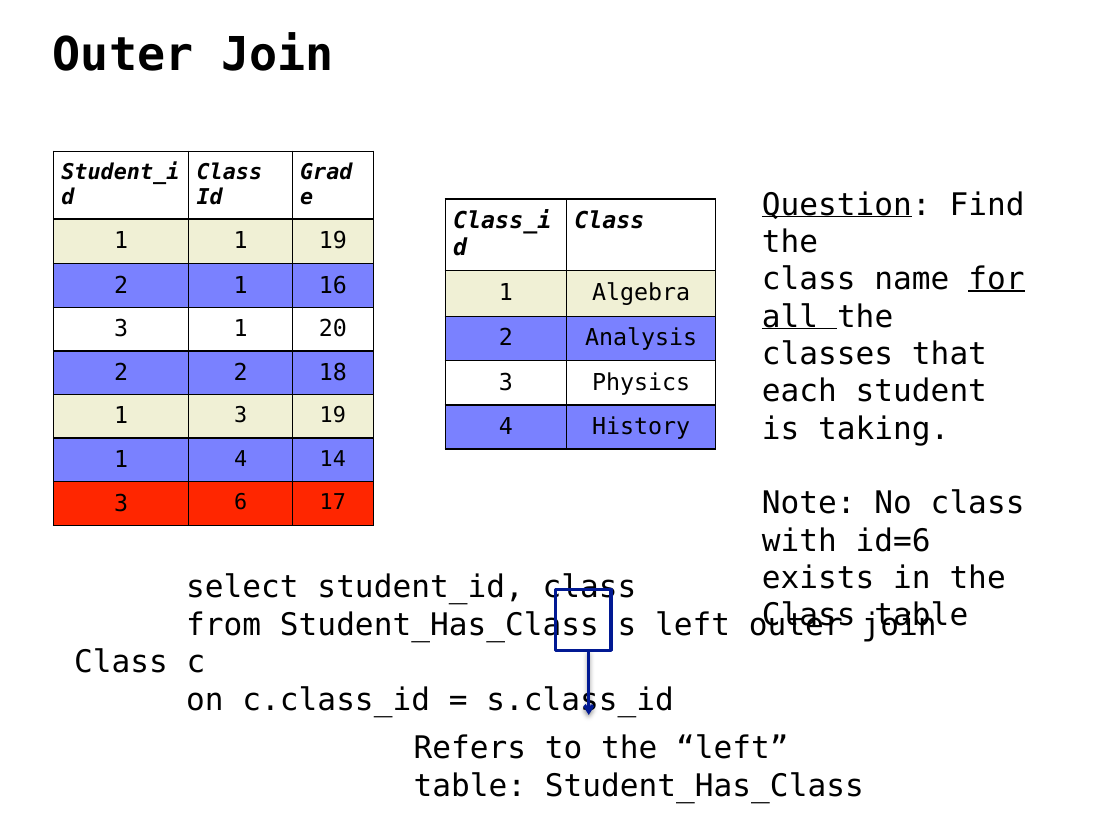
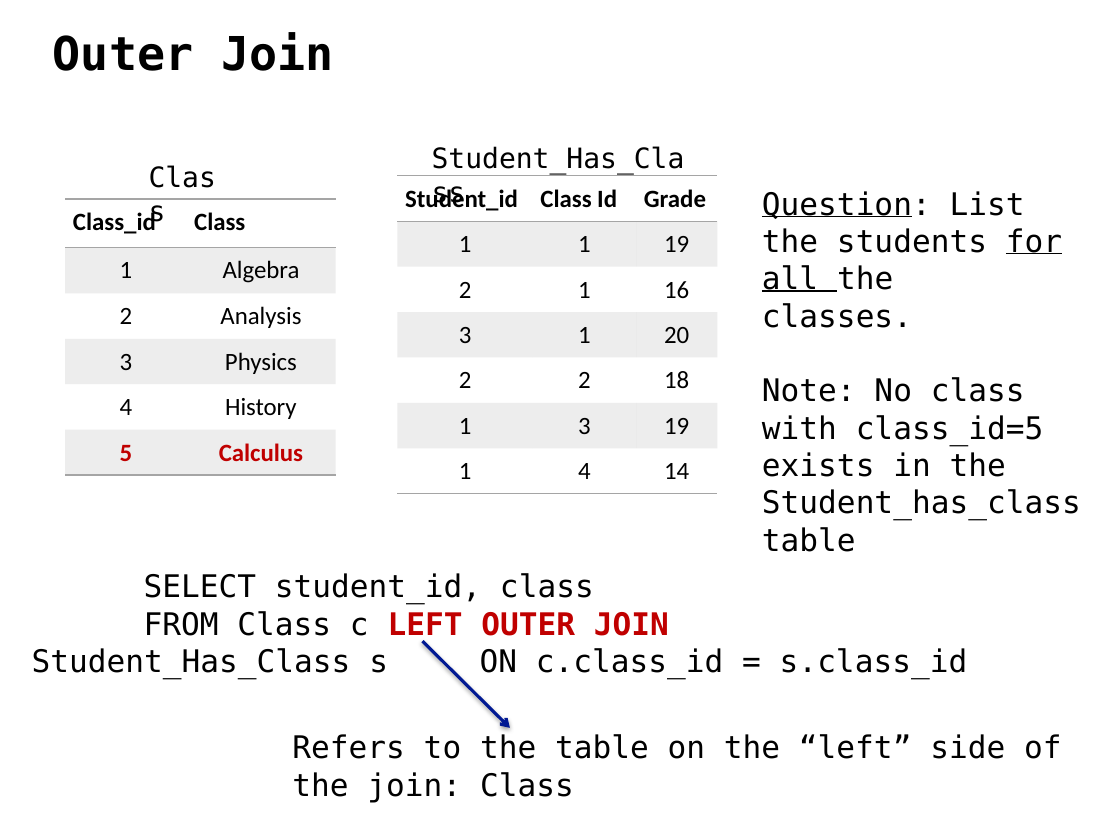
Before and after one commit to ipeirotis/introduction-to-databases, a slide deck: slide 47 of C-SQL.pptx (slide 41 before the commit). Drawn at 1120x840 pixels with LibreOffice and Linux fonts; fonts in the diff are those of the drawing. Boxes give left, top, right and bottom in pixels: in the first picture for what was removed or moved away, otherwise in the second. Text is boxed around its words. In the diff, an @@ line names an element or a change of style, - is before the commit and + after.

```diff
--- a/C-SQL.pptx
+++ b/C-SQL.pptx
@@ text added at (x1=432, y1=146, x2=685, y2=208), 18 pt, text #000000 @@
+Student_Has_Class
@@ table at (x1=398, y1=176, x2=717, y2=602) @@
-row 8: 3 | 6 | 17
@@ table resized from (x1=54, y1=151, x2=373, y2=516) to (x1=398, y1=176, x2=717, y2=602) @@
@@ table at (x1=65, y1=199, x2=335, y2=640) @@
+row 6: 5 | Calculus
@@ table resized from (x1=446, y1=199, x2=716, y2=720) to (x1=65, y1=199, x2=335, y2=640) @@
@@ text at (x1=762, y1=191, x2=1081, y2=552): text changed @@
-Question: Find the
-class name for all the
-classes that each student is taking.
-Note: No class with id=6 exists in the Class table
+Question: List the students for all the
+classes.
+Note: No class with class_id=5 exists in the Student_has_class table
@@ text added at (x1=194, y1=212, x2=245, y2=231), 18 pt, text #000000 @@
+Class
@@ text at (x1=32, y1=573, x2=968, y2=679): text changed @@
-select student_id, class
-from Student_Has_Class s left outer join Class c
-on c.class_id = s.class_id
+SELECT student_id, class
+FROM Class c LEFT OUTER JOIN Student_Has_Class s ON c.class_id = s.class_id
@@ rectangle removed at (x1=556, y1=589, x2=612, y2=650) @@
@@ arrow moved from (589, 651) - (589, 715) to (422, 641) - (510, 728) @@
@@ text at (x1=292, y1=734, x2=1062, y2=802): text changed @@
-Refers to the “left” table: Student_Has_Class
+Refers to the table on the “left” side of the join: Class
```
Also in this commit, not shown: 15 other slides changed, 9 slides added.
